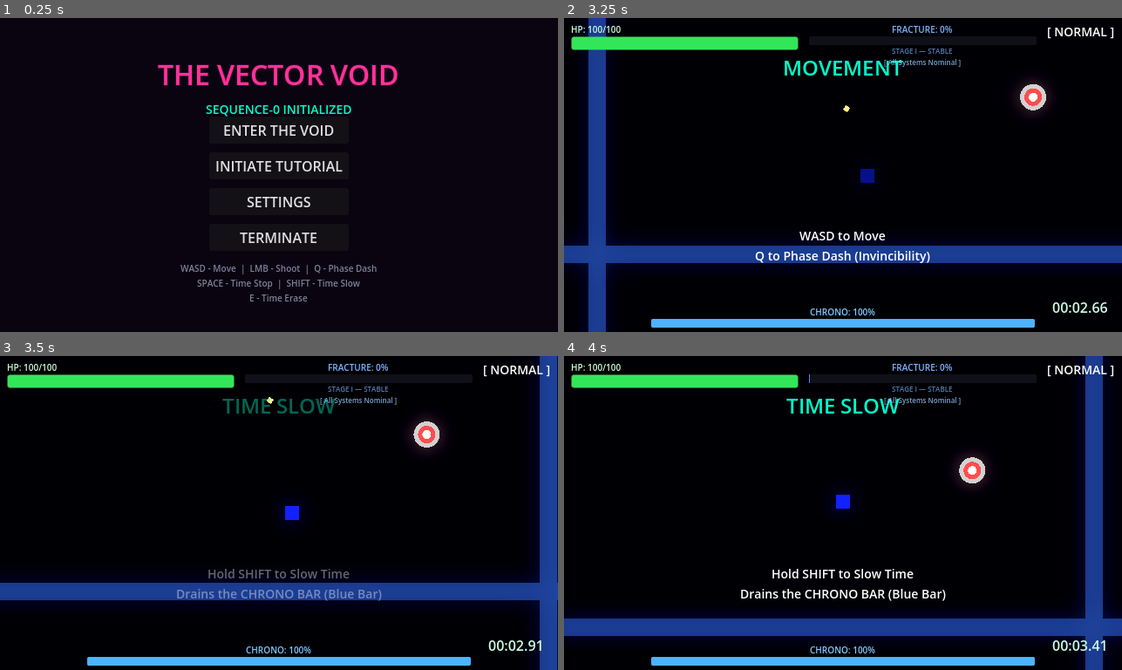
Above: before the commit, frames 1-4 (two rows, left to right).
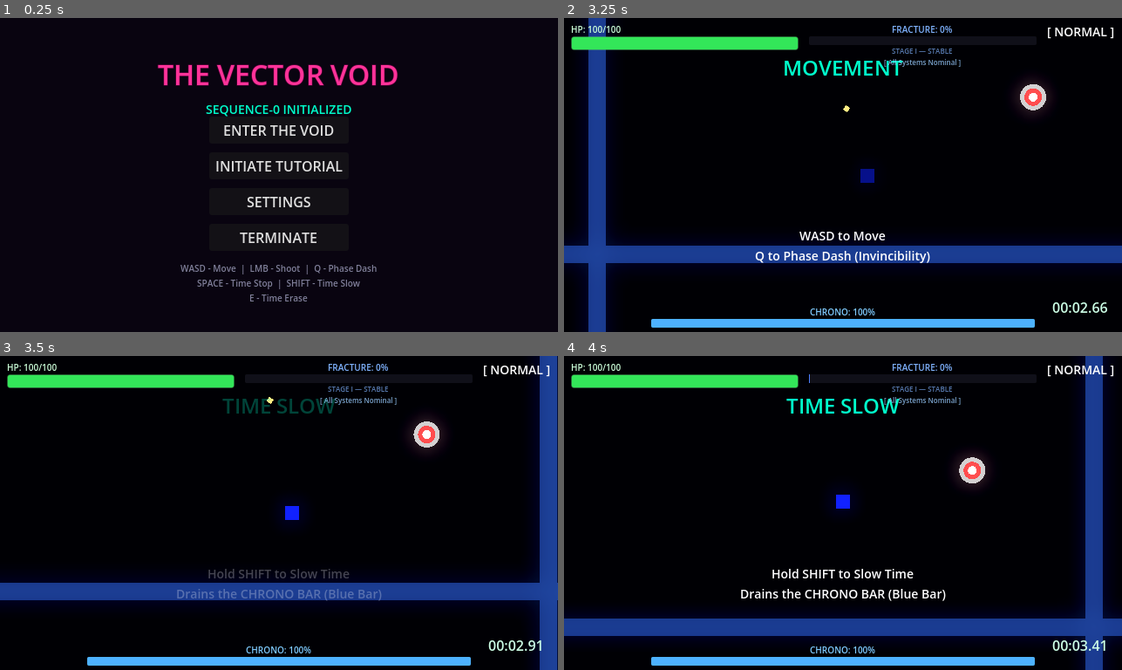
Above: after the commit, the same moments.

Repository: scarf-y/Polychron
Game: Godot game, scene res://scenes/ui/main_menu.tscn
Same seed, same stepped clock (60 frames per second), same inputs: the game is played once before the commit and once after it.
Inputs (mouse positions are in pixels of both pictures, inside the frame that each line leads up to):
- Up to frame 1 (0.25 s): no input
- Up to frame 2 (3.25 s): click "INITIATE TUTORIAL" at 0.5 s; tap Enter at 1.25 s; move the mouse to (965, 159) at 1.27 s; hold D (move_right) 1.28-2.03 s; tap Q (dash) at 1.35, 2.1, 3.05 s; move the mouse to (731, 190) at 2.02 s; hold S (move_down) 2.03-2.78 s; move the mouse to (898, 105) at 2.77 s; hold D (move_right) from 2.78 s (still down); click (898, 105) at 2.85 s
- Up to frame 3 (3.5 s): keep holding D (move_right)
- Up to frame 4 (4 s): move the mouse to (815, 575) at 3.52 s; release D (move_right) at 3.53 s; hold W (move_up) from 3.53 s (still down); tap E (time_erase) at 3.6 s; tap Q (dash) at 3.8 s

Frames 1-2 are identical in both runs. In frame 3, 0.7% of the frame differs, in the area x 31-69%, y 13-78%; in frame 4, nothing differs.

Commit message:
fix: first tutorial step now requires both movement and dashing to progress

Diff:
--- a/scripts/tutorial_level.gd
+++ b/scripts/tutorial_level.gd
@@ -10,6 +10,8 @@
 
 var current_step: int = 0
 var _pending_step: bool = false
+var _has_moved: bool = false
+var _has_dashed: bool = false
 var steps = [
 	{
 		"title": "MOVEMENT",
@@ -58,7 +60,15 @@
 func _process(_delta: float) -> void:
 	match current_step:
 		0: # Movement
-			if not _pending_step and (Input.is_action_just_pressed("move_right") or Input.is_action_just_pressed("move_left")):
+			if not _has_moved:
+				if Input.is_action_just_pressed("move_right") or Input.is_action_just_pressed("move_left") or Input.is_action_just_pressed("move_up") or Input.is_action_just_pressed("move_down"):
+					_has_moved = true
+
+			if not _has_dashed:
+				if Input.is_action_just_pressed("dash"):
+					_has_dashed = true
+
+			if not _pending_step and _has_moved and _has_dashed:
 				_pending_step = true
 				_next_step_delayed(2.0)
 		1: # Slow
